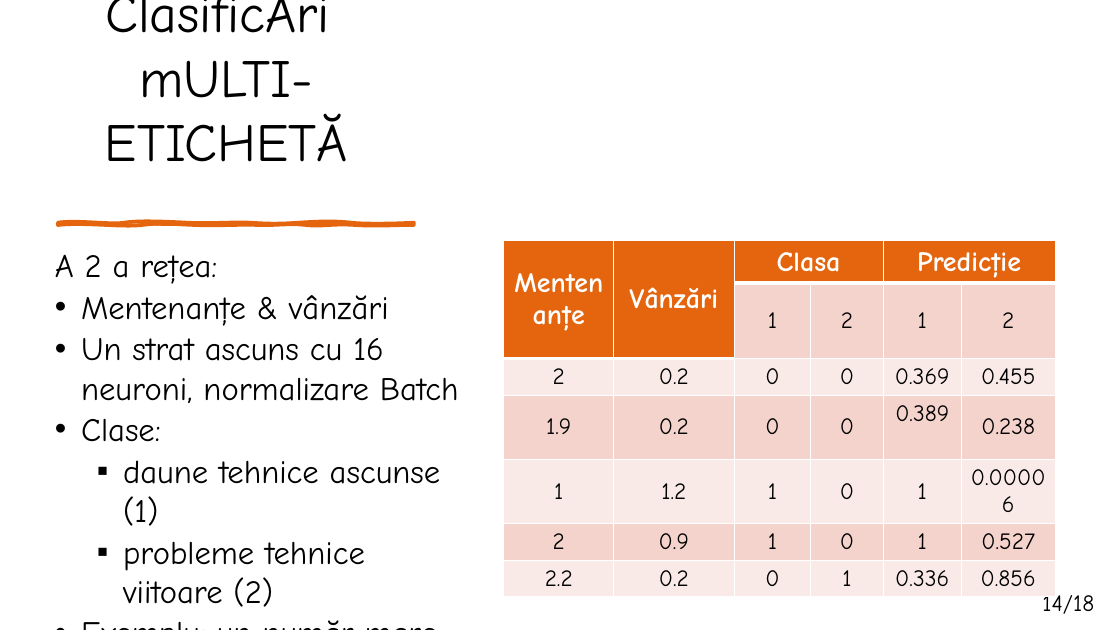
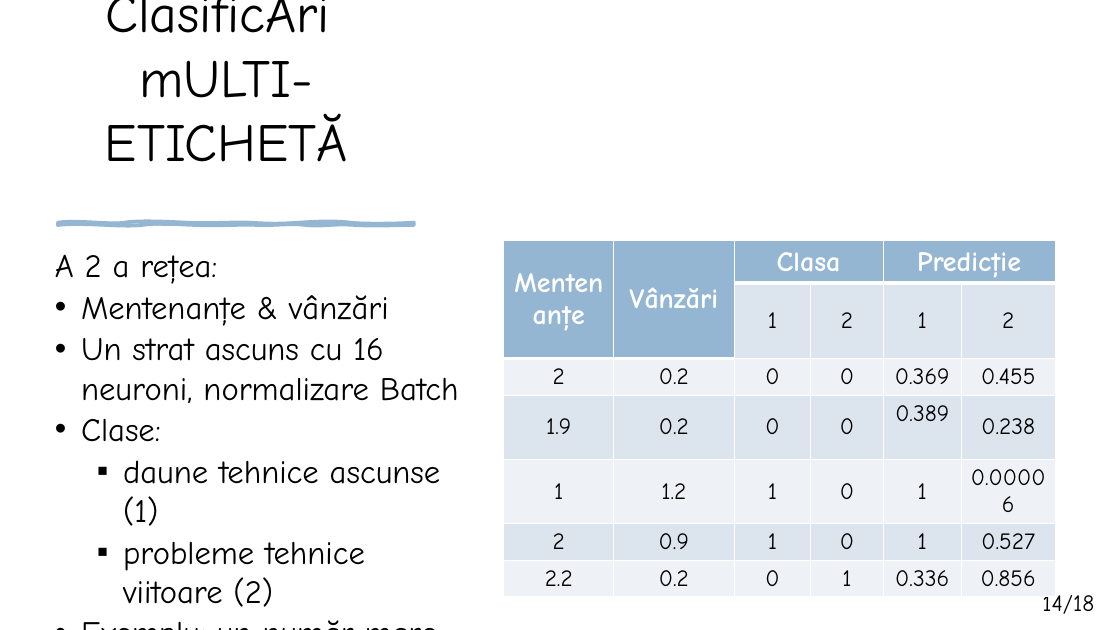
Before and after one commit to matei-rares-a/acas, a slide deck: slide 14 of docs/prezentare/matei_rares_prezentare - Copy.pptx. Drawn at 1120x630 pixels with LibreOffice and Linux fonts; fonts in the diff are those of the drawing. Boxes give left, top, right and bottom in pixels: in the first picture for what was removed or moved away, otherwise in the second. Text is boxed around its words. In the diff, an @@ line names an element or a change of style, - is before the commit and + after.

```diff
--- a/docs/prezentare/matei_rares_prezentare - Copy.pptx
+++ b/docs/prezentare/matei_rares_prezentare - Copy.pptx
@@ freeform shape at bbox=[58, 223, 414, 225]: fill #E4650E to #94B6D2; outline #E4650E 3 pt to #94B6D2 3 pt @@
@@ table at bbox=[504, 241, 1055, 590] @@
@@ fill #E4650E to #94B6D2 in 4 cells @@
@@ fill #F5D3CC to #DCE5EE in 16 cells @@
@@ fill #FAEAE7 to #EEF3F7 in 18 cells @@
```
Also in this commit, not shown: 15 other slides changed.
